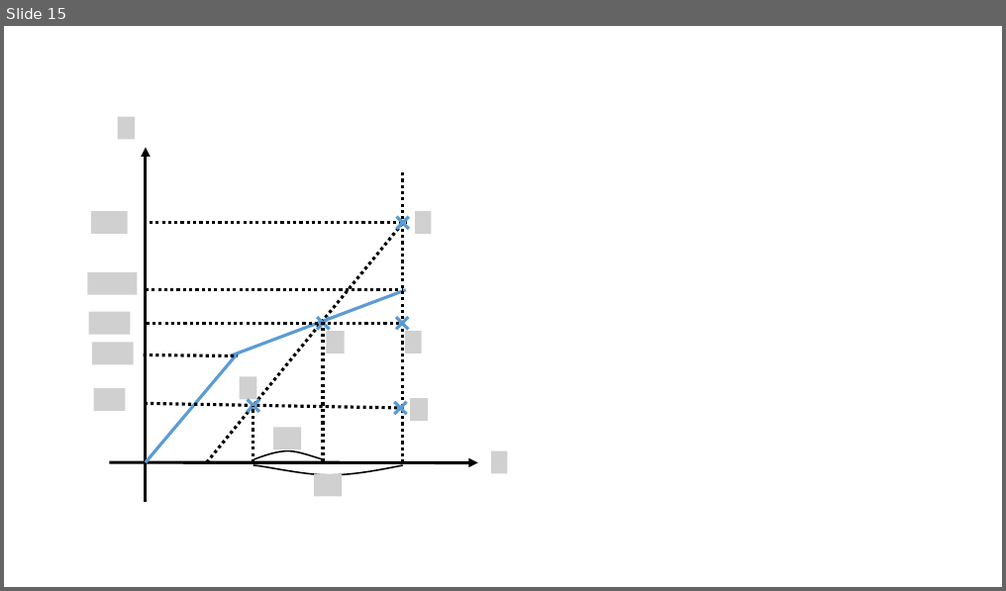
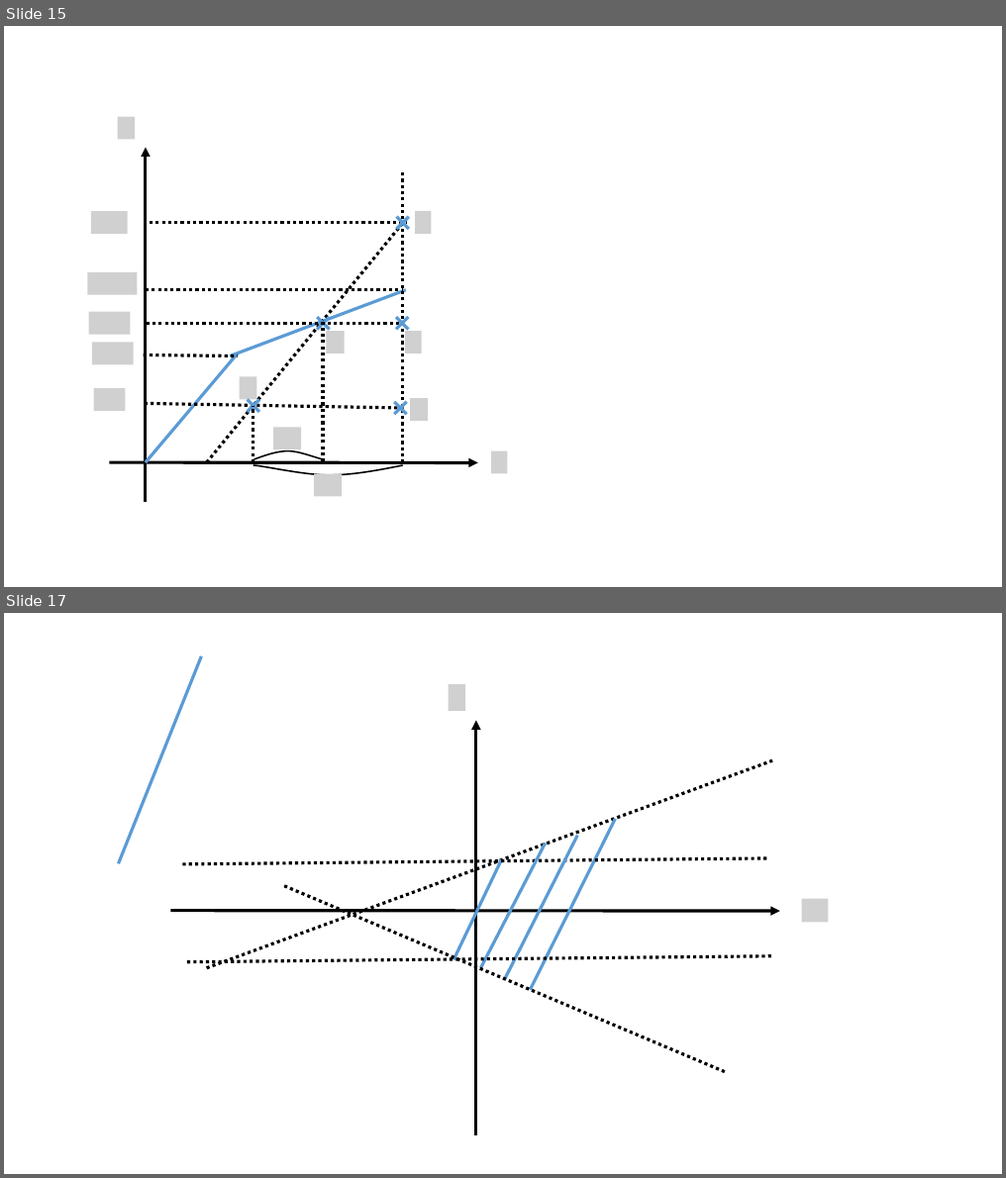
Before and after one commit to kms0523/Study, a slide deck: 그림.pptx. Shown one above the other, each under a label of ours: slide 15 before the commit, slides 15 and 17 after it; the slides between them are not shown. The pictures are 1006x591 and 1006x1178 pixels, drawn with LibreOffice and Linux fonts; fonts in the diff are those of the drawing; grey boxes stand for pictures. Boxes give left, top, right and bottom in pixels: in the first picture for what was removed or moved away, otherwise in the second. Text is boxed around its words. In the diff, an @@ line names an element or a change of style, - is before the commit and + after.

```diff
--- a/그림.pptx
+++ b/그림.pptx
@@ slide 17 added at [4,613,1002,1174], background #FFFFFF @@
@@ line added from (202, 657) to (119, 863), #5B9BD5 3 pt @@
@@ picture added at [448,684,465,710] @@
@@ arrow added from (476, 1137) to (476, 720), #000000 3 pt @@
@@ line added from (207, 968) to (773, 761), #000000 3 pt dashed @@
@@ line added from (616, 819) to (531, 990), #5B9BD5 3 pt @@
@@ line added from (546, 844) to (481, 968), #5B9BD5 3 pt @@
@@ line added from (577, 836) to (505, 979), #5B9BD5 3 pt @@
@@ line added from (183, 864) to (770, 859), #000000 3 pt dashed @@
@@ line added from (502, 861) to (453, 959), #5B9BD5 3 pt @@
@@ line added from (285, 886) to (725, 1072), #000000 3 pt dashed @@
@@ picture added at [802,899,829,923] @@
@@ arrow added from (171, 911) to (780, 911), #000000 3 pt @@
@@ line added from (187, 962) to (774, 957), #000000 3 pt dashed @@
```
Also in this commit, not shown: 1 other slide added, 4 other files.
